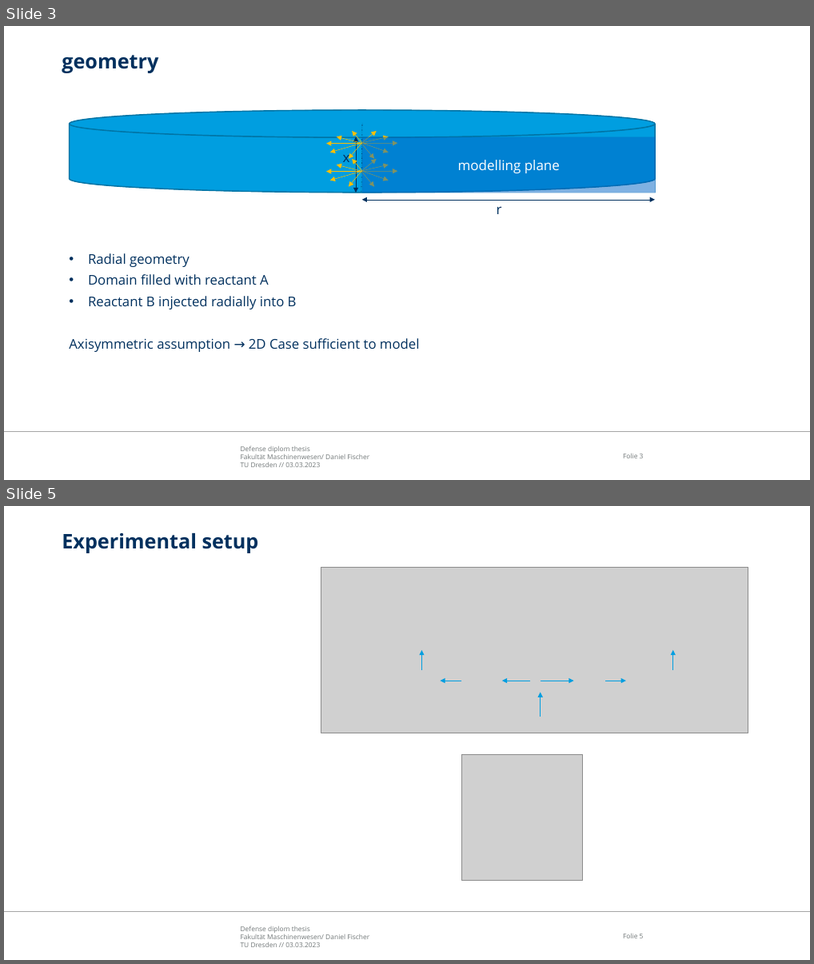
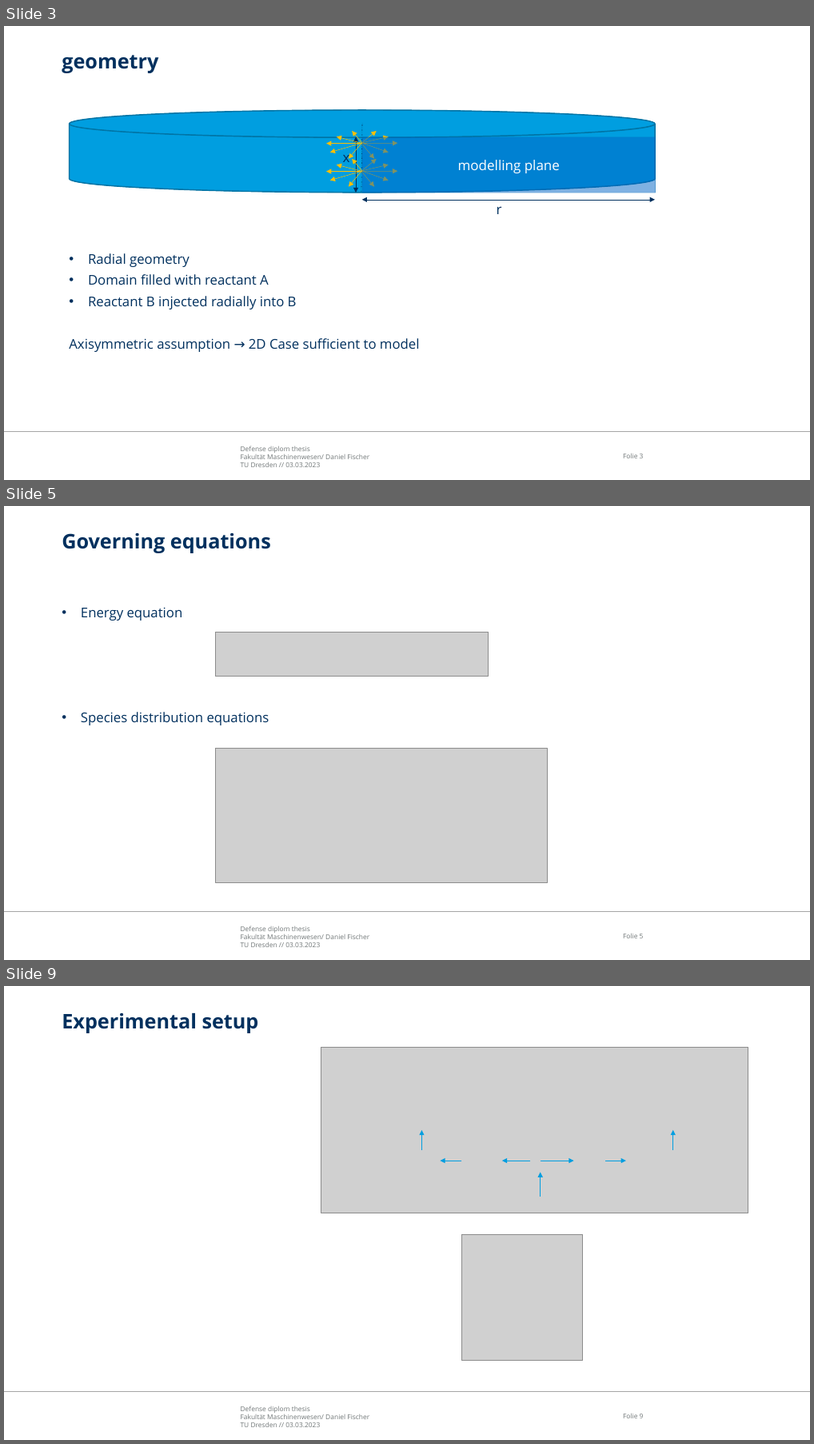
Before and after one commit to fischer-sw/thesis-diplom-daniel, a slide deck: Presentationen/Defense_presentation.pptx. Shown one above the other, each under a label of ours: slides 3 and 5 before the commit, slides 3, 5 and 9 after it; the slides between them are not shown. The pictures are 814x964 and 814x1444 pixels, drawn with LibreOffice and Linux fonts; fonts in the diff are those of the drawing; grey boxes stand for pictures; background and template pictures are left out. Boxes give left, top, right and bottom in pixels: in the first picture for what was removed or moved away, otherwise in the second. Text is boxed around its words. In the diff, an @@ line names an element or a change of style, - is before the commit and + after.

```diff
--- a/Presentationen/Defense_presentation.pptx
+++ b/Presentationen/Defense_presentation.pptx
@@ slide 5 added at box(4, 506, 810, 960), background #FFFFFF; not listed: 3 template elements that a slide beside it also shows @@
@@ title added at box(62, 533, 271, 553), 24 pt, text #00305E, bold @@
+Governing equations
@@ text added at box(81, 607, 270, 725), 16 pt, text #00305E @@
+• Energy equation
+• Species distribution equations
@@ picture added at box(215, 632, 489, 676) @@
@@ picture added at box(215, 748, 547, 882) @@
@@ what was slide 5 is now slide 9 @@
```
Also in this commit, not shown: 1 slide changed, 9 other slides added, 1 slide removed, 2 other files.
